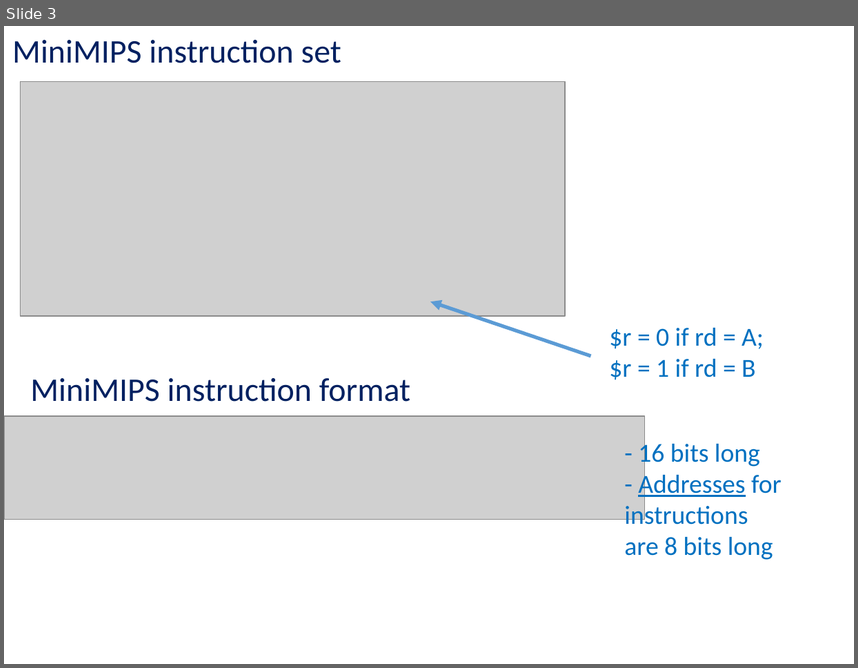
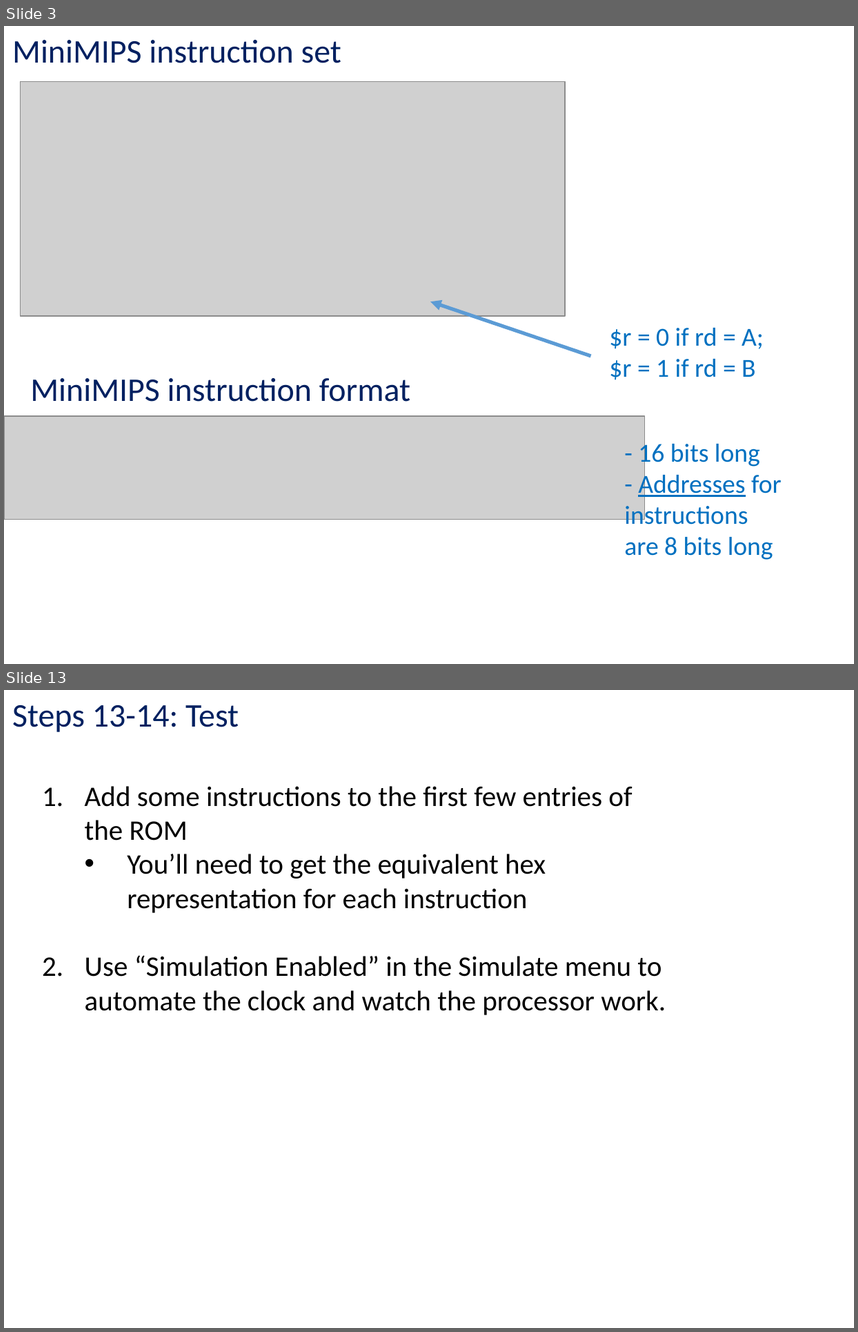
Before and after one commit to kc13/CS447TK, a slide deck: cs447tk_rec_lab10_apr2.pptx. Shown one above the other, each under a label of ours: slide 3 before the commit, slides 3 and 13 after it; the slides between them are not shown. The pictures are 858x668 and 858x1332 pixels, drawn with LibreOffice and Linux fonts; fonts in the diff are those of the drawing; grey boxes stand for pictures. Boxes give left, top, right and bottom in pixels: in the first picture for what was removed or moved away, otherwise in the second. Text is boxed around its words. In the diff, an @@ line names an element or a change of style, - is before the commit and + after.

```diff
--- a/cs447tk_rec_lab10_apr2.pptx
+++ b/cs447tk_rec_lab10_apr2.pptx
@@ slide 13 added at bbox=[4, 690, 854, 1328], background #FFFFFF @@
@@ text added at bbox=[12, 705, 239, 732], 28 pt, text #002060 @@
+Steps 13-14: Test
@@ text added at bbox=[85, 786, 666, 1015], 24 pt, text #000000 @@
+1. Add some instructions to the first few entries of the ROM
+  • You’ll need to get the equivalent hex representation for each instruction
+2. Use “Simulation Enabled” in the Simulate menu to automate the clock and watch the processor work.
```
Also in this commit, not shown: 1 slide changed, 9 other slides added, 1 slide removed.
